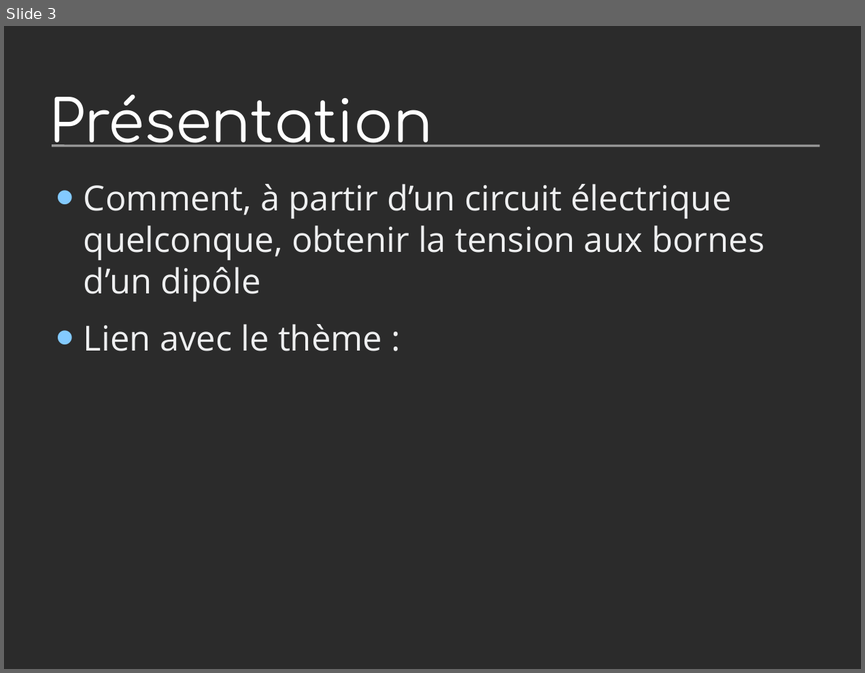
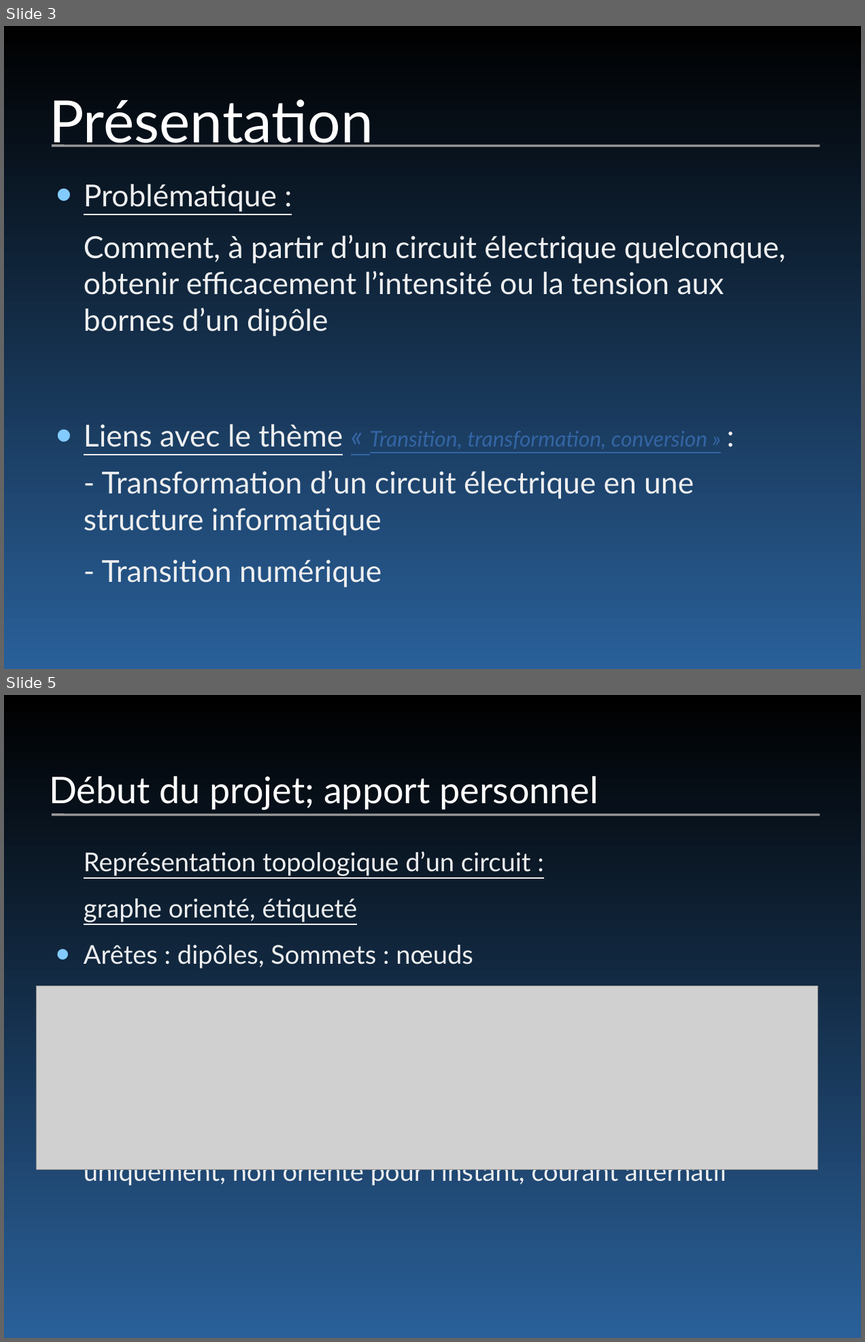
Before and after one commit to JulesJux/TIPE, a slide deck: journal_de_bord/diapofinal.odp. Shown one above the other, each under a label of ours: slide 3 before the commit, slides 3 and 5 after it; the slides between them are not shown. The pictures are 865x673 and 865x1342 pixels, drawn with LibreOffice and Linux fonts; fonts in the diff are those of the drawing; grey boxes stand for pictures; background and template pictures are left out; a plain dark background stands for a picture behind light text. Boxes give left, top, right and bottom in pixels: in the first picture for what was removed or moved away, otherwise in the second. Text is boxed around its words. In the diff, an @@ line names an element or a change of style, - is before the commit and + after.

```diff
--- a/journal_de_bord/diapofinal.odp
+++ b/journal_de_bord/diapofinal.odp
@@ slide 5 added at <box>4,695,861,1338</box>, background gradient #000000 to #2A6099; not listed: 1 template element that a slide beside it also shows @@
@@ title added at <box>49,776,598,810</box>, 34 pt, text #FFFFFF @@
+Début du projet; apport personnel
@@ text added at <box>84,851,728,1186</box>, 24 pt, text #EEEFF0 @@
+Représentation topologique d’un circuit :
+graphe orienté, étiqueté
+• Arêtes : dipôles, Sommets : nœuds
+• Simplifications : graphe planaire, circuit composé de dipôles uniquement, non orienté pour l’instant, courant alternatif
@@ picture added at <box>37,986,819,1169</box> @@
@@ slide 3 changed as well @@
@@ background picture (left out) to gradient #000000 to #2A6099 @@
@@ title "Présentation" at <box>49,99,373,147</box>: font Comfortaa to Lato @@
@@ text at <box>84,184,785,587</box>: text changed; size 32 to 28 pt; font Open Sans to Lato @@
-• Comment, à partir d’un circuit électrique quelconque, obtenir la tension aux bornes d’un dipôle
-• Lien avec le thème :
+• Problématique :
+Comment, à partir d’un circuit électrique quelconque, obtenir efficacement l’intensité ou la tension aux bornes d’un dipôle
+• Liens avec le thème « Transition, transformation, conversion » :
+- Transformation d’un circuit électrique en une structure informatique
+- Transition numérique
```
Also in this commit, not shown: 2 other slides changed, 7 other slides added, 4 slides removed, 15 other files.
